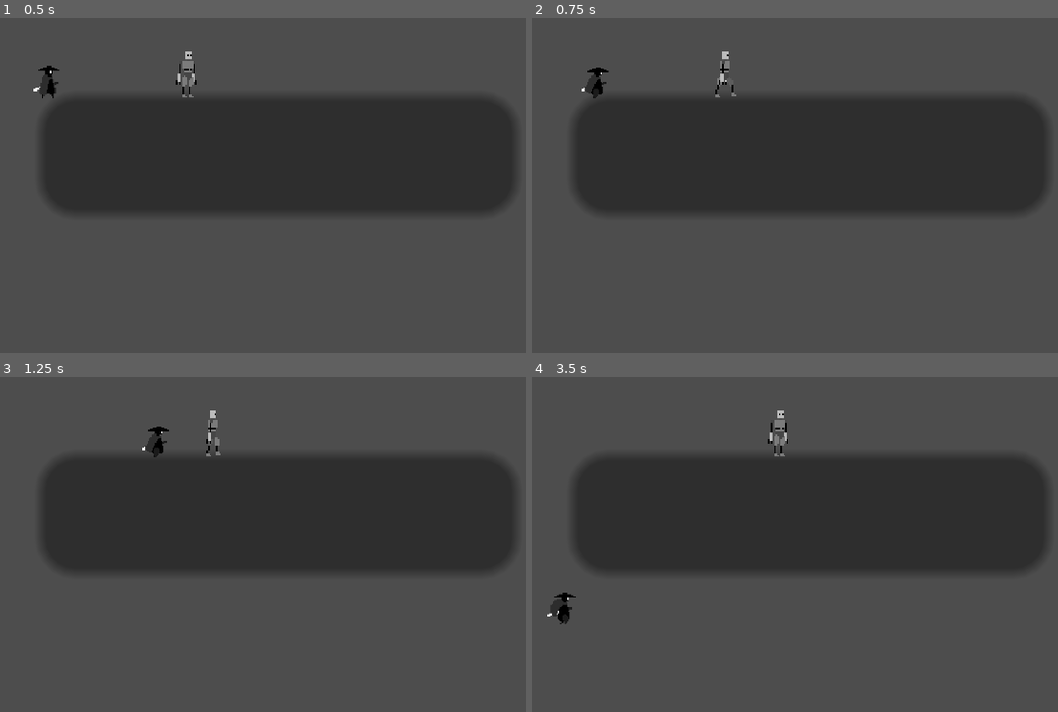
Above: before the commit, frames 1-4 (two rows, left to right).
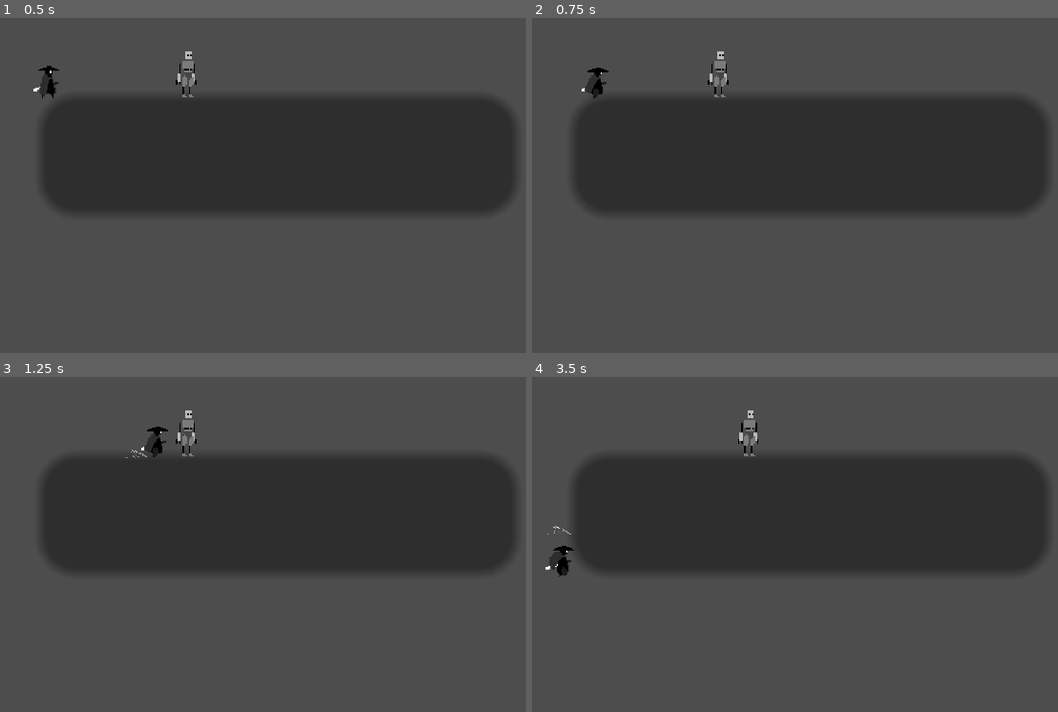
Above: after the commit, the same moments.

Repository: Gio-Paladino/AcerolaJam0
Game: Godot game, scene res://Scenes/world.tscn
Same seed, same stepped clock (60 frames per second), same inputs: the game is played once before the commit and once after it.
Inputs:
- Up to frame 1 (0.5 s): no input
- Up to frame 2 (0.75 s): tap Enter at 0.5 s; hold Right (ui_right) from 0.53 s (still down); tap E (interact) at 0.6 s
- Up to frame 3 (1.25 s): keep holding Right (ui_right); tap Up (ui_up) at 0.77 s
- Up to frame 4 (3.5 s): tap E (interact) at 1.35, 2.1, 2.85 s; tap Up (ui_up) at 1.52, 3.02 s; release Right (ui_right) at 2.03 s; hold Left (ui_left) 2.03-2.78 s; hold Right (ui_right) from 2.78 s (still down)

Frame 1 is identical in both runs. In frame 2, 0.3% of the frame differs, in the area x 33-39%, y 9-24%; in frame 3, 0.4%; in frame 4, 1.0%, in the area x 2-49%, y 9-74%.

Commit message:
Interaction fixed, Running particles added

Diff:
--- a/Scenes/player.tscn
+++ b/Scenes/player.tscn
@@ -8,6 +8,7 @@
 [ext_resource type="Script" path="res://Scripts/PlayerStates/PlayerFall.gd" id="6_6xk20"]
 [ext_resource type="Script" path="res://Scripts/PlayerStates/PlayerJump.gd" id="7_wlqg1"]
 [ext_resource type="PackedScene" uid="uid://bdjprqe3ros6a" path="res://Scenes/interactable.tscn" id="8_4wnlv"]
+[ext_resource type="Texture2D" uid="uid://capcih4pjtxxo" path="res://Assets/Effects/Free Smoke Fx Pixel 2/Smoke2.png" id="9_nlfhw"]
 
 [sub_resource type="CapsuleShape2D" id="CapsuleShape2D_omfp8"]
 radius = 9.0
@@ -204,6 +205,20 @@
 "speed": 10.0
 }]
 
+[sub_resource type="CanvasItemMaterial" id="CanvasItemMaterial_4k76t"]
+particles_animation = true
+particles_anim_h_frames = 16
+particles_anim_v_frames = 1
+particles_anim_loop = false
+
+[sub_resource type="ParticleProcessMaterial" id="ParticleProcessMaterial_hoi0f"]
+particle_flag_disable_z = true
+gravity = Vector3(0, 0, 0)
+orbit_velocity_min = 0.0
+orbit_velocity_max = 0.0
+anim_speed_min = 1.0
+anim_speed_max = 1.0
+
 [node name="Player" type="CharacterBody2D"]
 script = ExtResource("1_nm4va")
 
@@ -218,28 +233,40 @@
 script = ExtResource("3_t6hly")
 inital_state = NodePath("PlayerIdle")
 
-[node name="PlayerIdle" type="Node" parent="StateMachine" node_paths=PackedStringArray("Player", "Collision", "AnimatedSprite")]
+[node name="PlayerIdle" type="Node" parent="StateMachine" node_paths=PackedStringArray("Player", "Collision", "AnimatedSprite", "RunParticles")]
 script = ExtResource("4_yip7q")
 Player = NodePath("../..")
 Collision = NodePath("../../CollisionShape2D")
 AnimatedSprite = NodePath("../../AnimatedSprite2D")
-
-[node name="PlayerRun" type="Node" parent="StateMachine" node_paths=PackedStringArray("Player", "Collision", "AnimatedSprite")]
+RunParticles = NodePath("../../RunParticles")
+
+[node name="PlayerRun" type="Node" parent="StateMachine" node_paths=PackedStringArray("Player", "Collision", "AnimatedSprite", "RunParticles")]
 script = ExtResource("5_74ds6")
 Player = NodePath("../..")
 Collision = NodePath("../../CollisionShape2D")
 AnimatedSprite = NodePath("../../AnimatedSprite2D")
-
-[node name="PlayerFall" type="Node" parent="StateMachine" node_paths=PackedStringArray("Player", "Collision", "AnimatedSprite")]
+RunParticles = NodePath("../../RunParticles")
+
+[node name="PlayerFall" type="Node" parent="StateMachine" node_paths=PackedStringArray("Player", "Collision", "AnimatedSprite", "RunParticles")]
 script = ExtResource("6_6xk20")
 Player = NodePath("../..")
 Collision = NodePath("../../CollisionShape2D")
 AnimatedSprite = NodePath("../../AnimatedSprite2D")
-
-[node name="PlayerJump" type="Node" parent="StateMachine" node_paths=PackedStringArray("Player", "Collision", "AnimatedSprite")]
+RunParticles = NodePath("../../RunParticles")
+
+[node name="PlayerJump" type="Node" parent="StateMachine" node_paths=PackedStringArray("Player", "Collision", "AnimatedSprite", "RunParticles")]
 script = ExtResource("7_wlqg1")
 Player = NodePath("../..")
 Collision = NodePath("../../CollisionShape2D")
 AnimatedSprite = NodePath("../../AnimatedSprite2D")
+RunParticles = NodePath("../../RunParticles")
 
 [node name="Interactable" parent="." instance=ExtResource("8_4wnlv")]
+
+[node name="RunParticles" type="GPUParticles2D" parent="."]
+material = SubResource("CanvasItemMaterial_4k76t")
+position = Vector2(-1, 13)
+amount = 1
+process_material = SubResource("ParticleProcessMaterial_hoi0f")
+texture = ExtResource("9_nlfhw")
+lifetime = 0.2
--- a/Scenes/robot.tscn
+++ b/Scenes/robot.tscn
@@ -7,6 +7,7 @@
 [ext_resource type="Script" path="res://Scripts/RobotStates/RobotIdle.gd" id="4_bdnd0"]
 [ext_resource type="Script" path="res://Scripts/RobotStates/RobotWalk.gd" id="6_eajox"]
 [ext_resource type="PackedScene" uid="uid://bdjprqe3ros6a" path="res://Scenes/interactable.tscn" id="7_4vkax"]
+[ext_resource type="Texture2D" uid="uid://capcih4pjtxxo" path="res://Assets/Effects/Free Smoke Fx Pixel 2/Smoke2.png" id="8_jx3qp"]
 
 [sub_resource type="CapsuleShape2D" id="CapsuleShape2D_bfoto"]
 radius = 7.0
@@ -115,6 +116,20 @@
 "speed": 7.0
 }]
 
+[sub_resource type="CanvasItemMaterial" id="CanvasItemMaterial_8vu56"]
+particles_animation = true
+particles_anim_h_frames = 16
+particles_anim_v_frames = 1
+particles_anim_loop = false
+
+[sub_resource type="ParticleProcessMaterial" id="ParticleProcessMaterial_a0f28"]
+particle_flag_disable_z = true
+gravity = Vector3(0, 0, 0)
+orbit_velocity_min = 0.0
+orbit_velocity_max = 0.0
+anim_speed_min = 1.0
+anim_speed_max = 1.0
+
 [node name="Robot" type="CharacterBody2D"]
 script = ExtResource("1_troj3")
 
@@ -124,24 +139,34 @@
 [node name="AnimatedSprite2D" type="AnimatedSprite2D" parent="."]
 sprite_frames = SubResource("SpriteFrames_fddpk")
 animation = &"RobotWalk"
-frame_progress = 0.300889
+frame_progress = 0.0921351
 
 [node name="StateMachine" type="Node" parent="." node_paths=PackedStringArray("inital_state")]
 script = ExtResource("3_sk4xm")
 inital_state = NodePath("RobotIdle")
 
-[node name="RobotIdle" type="Node" parent="StateMachine" node_paths=PackedStringArray("Robot", "Collision", "AnimatedSprite", "InteractiongMgr")]
+[node name="RobotIdle" type="Node" parent="StateMachine" node_paths=PackedStringArray("Robot", "Collision", "AnimatedSprite", "InteractiongMgr", "WalkParticles")]
 script = ExtResource("4_bdnd0")
 Robot = NodePath("../..")
 Collision = NodePath("../../CollisionShape2D")
 AnimatedSprite = NodePath("../../AnimatedSprite2D")
 InteractiongMgr = NodePath("../../Interactable")
+WalkParticles = NodePath("../../GPUParticles2D")
 
-[node name="RobotWalk" type="Node" parent="StateMachine" node_paths=PackedStringArray("Robot", "Collision", "AnimatedSprite", "InteractiongMgr")]
+[node name="RobotWalk" type="Node" parent="StateMachine" node_paths=PackedStringArray("Robot", "Collision", "AnimatedSprite", "InteractiongMgr", "WalkParticles")]
 script = ExtResource("6_eajox")
 Robot = NodePath("../..")
 Collision = NodePath("../../CollisionShape2D")
 AnimatedSprite = NodePath("../../AnimatedSprite2D")
 InteractiongMgr = NodePath("../../Interactable")
+WalkParticles = NodePath("../../GPUParticles2D")
 
 [node name="Interactable" parent="." instance=ExtResource("7_4vkax")]
+
+[node name="GPUParticles2D" type="GPUParticles2D" parent="."]
+material = SubResource("CanvasItemMaterial_8vu56")
+position = Vector2(3, 14)
+amount = 1
+process_material = SubResource("ParticleProcessMaterial_a0f28")
+texture = ExtResource("8_jx3qp")
+lifetime = 0.9
--- a/Scripts/Interactable.gd
+++ b/Scripts/Interactable.gd
@@ -21,7 +21,5 @@
 		current_interaction.execute_interaction()
 
 func execute_interaction() -> void:
+	on_interact.emit()
 	print("Interaction not defined :: Interactable.gd")
-
-func _interact() -> void:
-	on_interact.emit()
--- a/Scripts/PlayerStates/PlayerIdle.gd
+++ b/Scripts/PlayerStates/PlayerIdle.gd
@@ -13,7 +13,7 @@
 
 func Physics_Update(_delta: float):
 	super(_delta)
-	Player.velocity.x = move_toward(Player.velocity.x, 0, 40)
+	Player.velocity.x = move_toward(Player.velocity.x, 0, 60)
 	Player.move_and_slide()
 
 	if input_vector != 0 and Player.is_on_floor():
--- a/Scripts/PlayerStates/PlayerRun.gd
+++ b/Scripts/PlayerStates/PlayerRun.gd
@@ -4,8 +4,10 @@
 func Enter():
 	super()
 	AnimatedSprite.play("PlayerRun")
+	RunParticles.emitting = true
 
 func Exit():
+	RunParticles.emitting = false
 	pass
 
 func Update(_delta: float):
@@ -13,8 +15,11 @@
 
 func Physics_Update(_delta: float):
 	super(_delta)
+
+
 	if input_vector:
 		Player.velocity.x = input_vector * move_toward( input_vector * Player.velocity.x, MOVE_SPEED, 20)
+
 	Player.move_and_slide()
 
 	if input_vector == 0 and Player.is_on_floor():
@@ -30,11 +35,3 @@
 #		Transitioned.emit(self, "PlayerJump")
 #	elif Player.velocity.y > 0:
 #		Transitioned.emit(self, "PlayerFall")
-#	elif InputBuffer.is_action_press_buffered("punch"):
-#		Transitioned.emit(self, "PlayerPunch")
-#	elif InputBuffer.is_action_press_buffered("shoot"):
-#		Transitioned.emit(self, "PlayerRunShoot")
-#	elif InputBuffer.is_action_press_buffered("sword_attack"):
-#		Transitioned.emit(self, "PlayerSwordAttack")
-#	elif InputBuffer.is_action_press_buffered("sword_stab"):
-#		Transitioned.emit(self, "PlayerSwordStab")
--- a/Scripts/PlayerStates/PlayerStateBase.gd
+++ b/Scripts/PlayerStates/PlayerStateBase.gd
@@ -11,11 +11,13 @@
 @export var Player : CharacterBody2D
 @export var Collision : CollisionShape2D
 @export var AnimatedSprite : AnimatedSprite2D
+@export var RunParticles : GPUParticles2D
 #@export var CoyoteTimer : Timer
 
 
 func Enter():
 	Player.set_scale(Vector2(3,3))
+	RunParticles.emitting = false
 
 func Update(_delta: float):
 	pass
--- a/Scripts/RobotStates/RobotIdle.gd
+++ b/Scripts/RobotStates/RobotIdle.gd
@@ -1,12 +1,14 @@
 extends "res://Scripts/RobotStates/RobotStateBase.gd"
 class_name RobotIdle
+
 
 func Enter():
 	super()
 	AnimatedSprite.play("RobotIdle")
+	InteractiongMgr.on_interact.connect(Robot_Walk_Transition)
 
 func Exit():
-	pass
+	InteractiongMgr.on_interact.disconnect(Robot_Walk_Transition)
 
 func Update(_delta: float):
 	pass
@@ -16,5 +18,5 @@
 	Robot.velocity.x = 0
 	Robot.move_and_slide()
 
-	if InteractiongMgr.on_interact && Input.is_action_just_pressed("interact"):
-		Transitioned.emit(self, "RobotWalk")
+func Robot_Walk_Transition():
+	Transitioned.emit(self, "RobotWalk")
--- a/Scripts/RobotStates/RobotStateBase.gd
+++ b/Scripts/RobotStates/RobotStateBase.gd
@@ -9,9 +9,11 @@
 @export var Collision : CollisionShape2D
 @export var AnimatedSprite : AnimatedSprite2D
 @export var InteractiongMgr : Interactable
+@export var WalkParticles : GPUParticles2D
 
 func Enter():
 	Robot.set_scale(Vector2(4,4))
+	WalkParticles.emitting = false
 
 func Update(_delta: float):
 	pass
--- a/Scripts/RobotStates/RobotWalk.gd
+++ b/Scripts/RobotStates/RobotWalk.gd
@@ -4,9 +4,12 @@
 func Enter():
 	super()
 	AnimatedSprite.play("RobotWalk")
+	WalkParticles.emitting = true
+	InteractiongMgr.on_interact.connect(Robot_Idle_Transition)
 
 func Exit():
-	pass
+	WalkParticles.emitting = false
+	InteractiongMgr.on_interact.disconnect(Robot_Idle_Transition)
 
 func Update(_delta: float):
 	pass
@@ -16,5 +19,6 @@
 	Robot.velocity.x = 50
 	Robot.move_and_slide()
 
-	if InteractiongMgr.on_interact && Input.is_action_just_pressed("interact"):
-		Transitioned.emit(self, "RobotIdle")
+
+func Robot_Idle_Transition():
+	Transitioned.emit(self, "RobotIdle")
Not shown, changed: Assets/Effects/Free Smoke Fx Pixel 2/Free Smoke Fx Pixel 04.png.import
Not shown, changed: Assets/Effects/Free Smoke Fx Pixel 2/Free Smoke Fx Pixel 05.png.import
Not shown, changed: Assets/Effects/Free Smoke Fx Pixel 2/Free Smoke Fx Pixel 06.png.import
Binary file added: Assets/Effects/Free Smoke Fx Pixel 2/Smoke2.png
Not shown, changed: Assets/Effects/Free Smoke Fx Pixel 2/Smoke2.png.import
Binary file added: Assets/Effects/Free Smoke Fx Pixel 2/smoke1.png
Not shown, added: Assets/Effects/Free Smoke Fx Pixel 2/smoke1.png.import
Not shown: 1 places in Scenes/player.tscn that only renumber resources
Not shown: 1 places in Scenes/robot.tscn that only renumber resources
